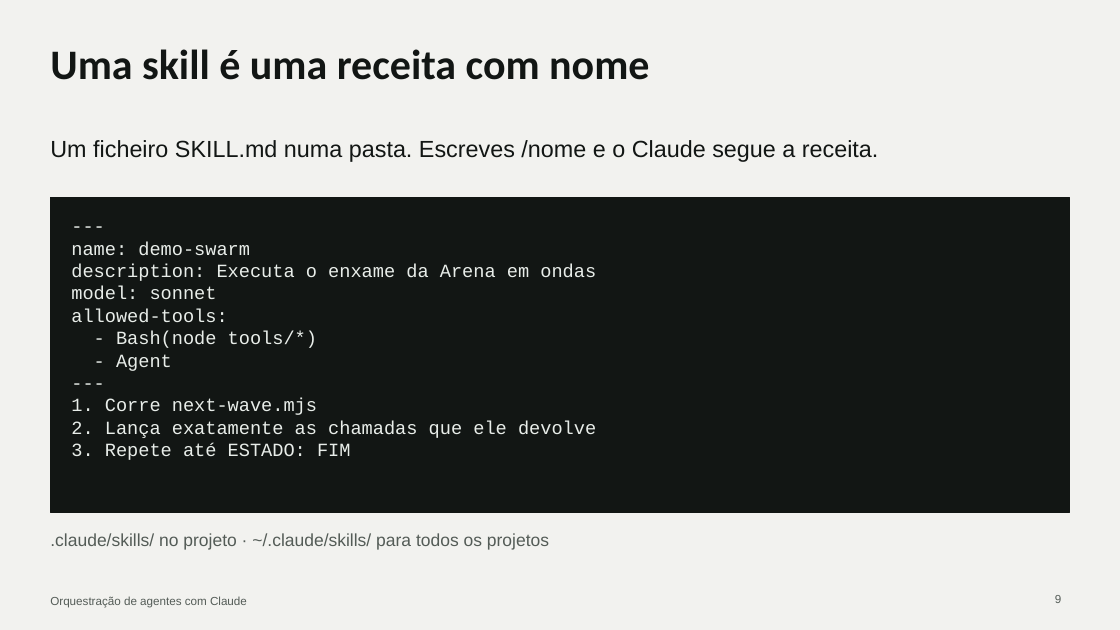
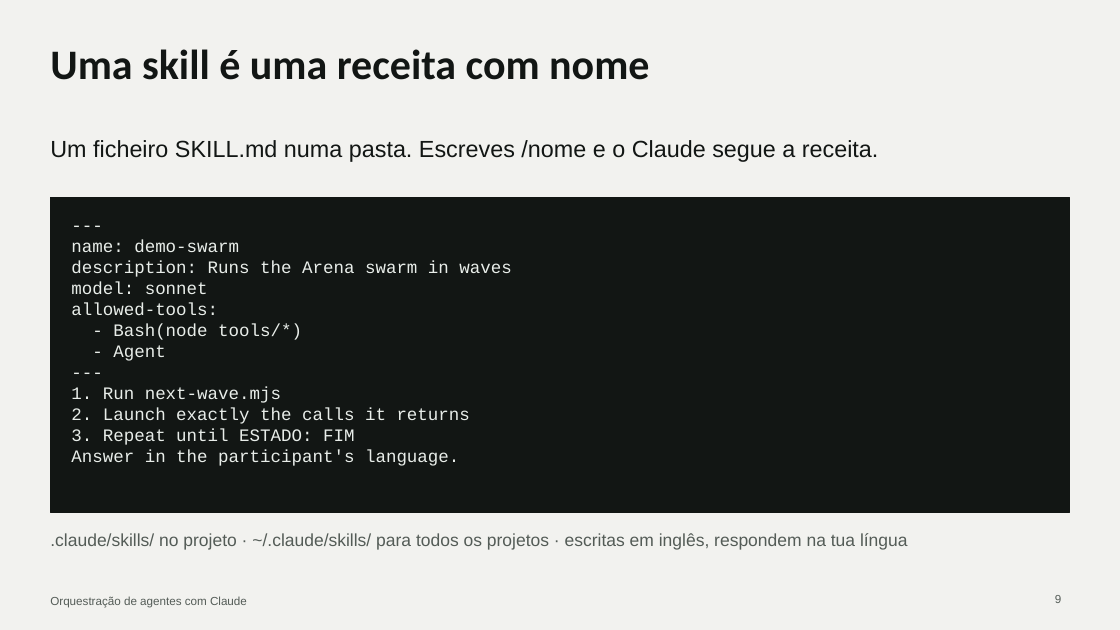
Before and after one commit to cx-guilherme-pinto/workshop-claude, a slide deck: slide 9 of slides/workshop.pptx. Drawn at 1120x630 pixels with LibreOffice and Linux fonts; fonts in the diff are those of the drawing. Boxes give left, top, right and bottom in pixels: in the first picture for what was removed or moved away, otherwise in the second. Text is boxed around its words. In the diff, an @@ line names an element or a change of style, - is before the commit and + after.

```diff
--- a/slides/workshop.pptx
+++ b/slides/workshop.pptx
@@ text at (x1=71, y1=261, x2=511, y2=277): text changed; size 16 to 15 pt @@
-description: Executa o enxame da Arena em ondas
+description: Runs the Arena swarm in waves
@@ text at (x1=71, y1=240, x2=302, y2=361): size 16 to 15 pt in "---", "name: demo-swarm", "model: sonnet", "allowed-tools:" and 3 more places @@
@@ text at (x1=71, y1=387, x2=470, y2=466): text changed; size 16 to 15 pt @@
-1. Corre next-wave.mjs
-2. Lança exatamente as chamadas que ele devolve
-3. Repete até ESTADO: FIM
+1. Run next-wave.mjs
+2. Launch exactly the calls it returns
+3. Repeat until ESTADO: FIM
+Answer in the participant's language.
@@ text at (x1=50, y1=533, x2=908, y2=550): text changed @@
-.claude/skills/ no projeto · ~/.claude/skills/ para todos os projetos
+.claude/skills/ no projeto · ~/.claude/skills/ para todos os projetos · escritas em inglês, respondem na tua língua
```
Also in this commit, not shown: 12 other slides changed, 34 other files.
